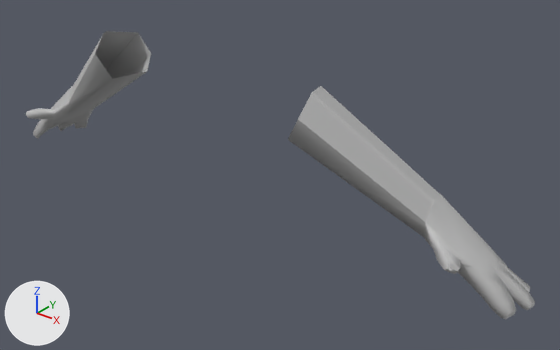
What one commit did to the FBX model Curio_Co/Maya Models/Character Assets/MC_FP_Hands_Walk.fbx.
Rendered twice from a 50 mm camera at (0.0822, -0.0925, 0.1266) aimed at (0.0024, 0.0073, 0.0647). The lights are fixed; the arrows at lower left show +X, +Y and +Z. The picture after the commit comes second. Where no turn or scale is listed for an object, it has been applied to the vertices.

Names of what the first picture shows: 'ARMS'.
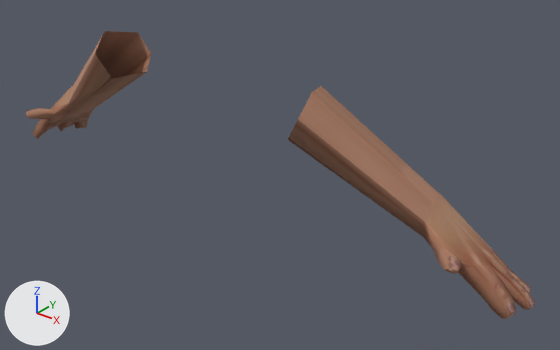
Where the change shows, as pixel boxes (x1, y1, x2, y2) in the pictures (560 x 350 px):
'ARMS', recoloured
    both: (26, 31, 535, 319)

What the commit changed:
Picture 'ArmTrimSheet.png' (img_armtrimsheet_png) is new.
Material 'MC_Hands_Fixed:skin1' (mat_mc_hands_fixed_skin1) is new.
Its texture is img_armtrimsheet_png (with its transparency).
Its roughness is 1.0.
me_mesh has 298 vertices, 266 faces and spans x -0.0283..0.0875, y -0.0063..0.0136, z 0.0201..0.0527.
me_mesh no longer uses material mat_default_material (grey #bcbcbc).
me_mesh gains material mat_mc_hands_fixed_skin1 (picture img_armtrimsheet_png).
